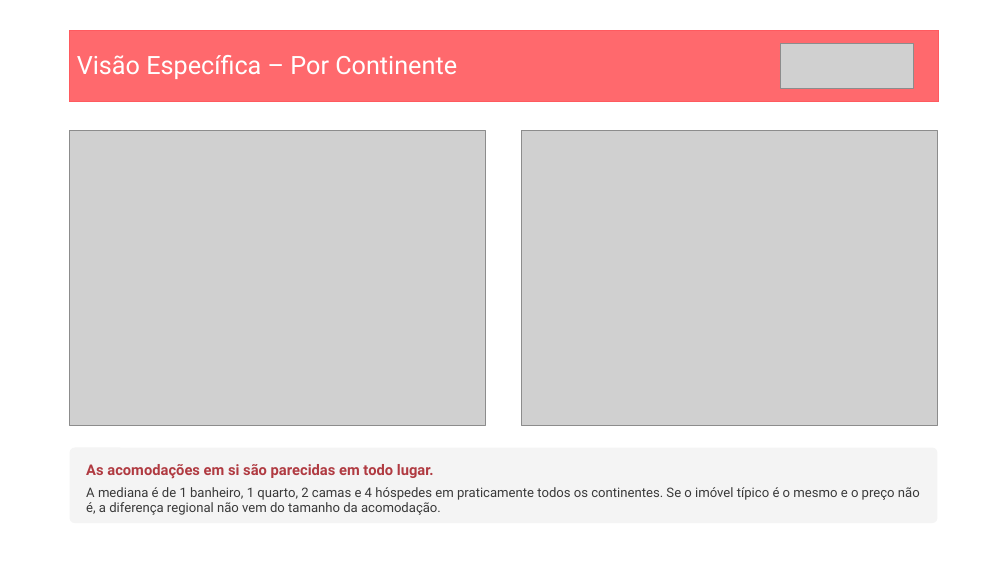
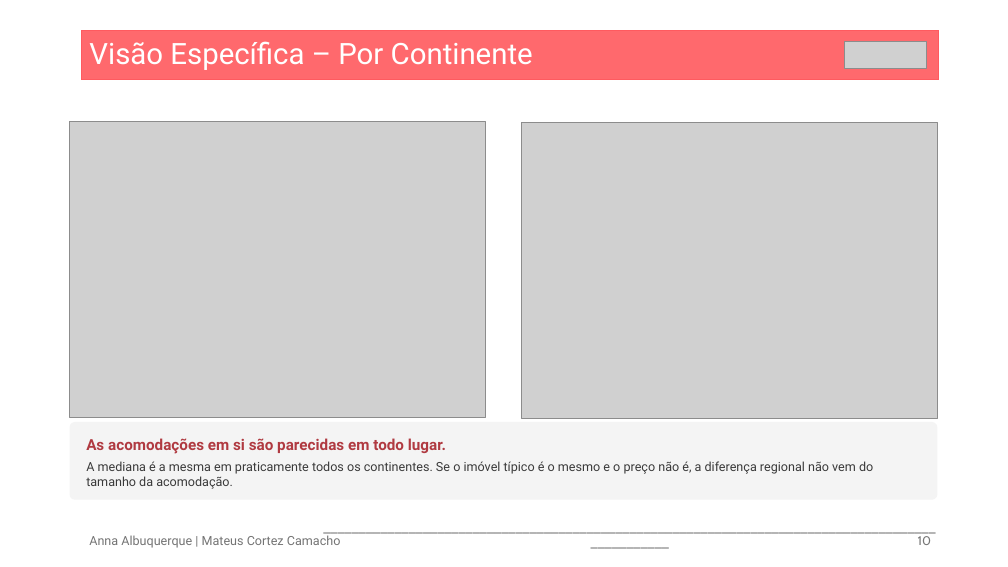
Before and after one commit to Matex0406/Projeto_1_CB, a slide deck: slide 10 of Seminario 1 - Insper Data - Analise AirBnb - Versão 2.pptx. Drawn at 1008x567 pixels with LibreOffice and Linux fonts; fonts in the diff are those of the drawing; grey boxes stand for pictures. Boxes give left, top, right and bottom in pixels: in the first picture for what was removed or moved away, otherwise in the second. Text is boxed around its words. In the diff, an @@ line names an element or a change of style, - is before the commit and + after.

```diff
--- a/Seminario 1 - Insper Data - Analise AirBnb - Versão 2.pptx
+++ b/Seminario 1 - Insper Data - Analise AirBnb - Versão 2.pptx
@@ rectangle "Visão Específica – Por Continente" resized from (x1=70, y1=30, x2=939, y2=101) to (x1=82, y1=30, x2=938, y2=80) @@
@@ rectangle "Visão Específica – Por Continente" at (x1=82, y1=30, x2=938, y2=80): size 24 to 28 pt; title to rectangle @@
@@ picture resized from (x1=780, y1=44, x2=913, y2=88) to (x1=845, y1=42, x2=926, y2=69) @@
@@ picture moved from (x1=70, y1=130, x2=485, y2=426) to (x1=70, y1=122, x2=485, y2=417) @@
@@ picture moved from (x1=522, y1=130, x2=938, y2=426) to (x1=522, y1=123, x2=938, y2=418) @@
@@ rounded rectangle "As acomodações em si são ..." moved from (x1=70, y1=448, x2=938, y2=523) to (x1=70, y1=422, x2=938, y2=500) @@
@@ text in rounded rectangle at (x1=86, y1=438, x2=446, y2=454): size 14 to 14.5 pt in "As acomodações em si são parecidas em ..." @@
@@ text in rounded rectangle at (x1=86, y1=461, x2=873, y2=489): text changed; size 12.5 to 12 pt @@
-A mediana é de 1 banheiro, 1 quarto, 2 camas e 4 hóspedes em praticamente todos os continentes. Se o imóvel típico é o mesmo e o preço não é, a diferença regional não vem do tamanho da acomodação.
+A mediana é a mesma em praticamente todos os continentes. Se o imóvel típico é o mesmo e o preço não é, a diferença regional não vem do tamanho da acomodação.
@@ text added at (x1=89, y1=533, x2=341, y2=548), 12 pt, text #747474 @@
+Anna Albuquerque | Mateus Cortez Camacho
@@ text added at (x1=312, y1=516, x2=948, y2=554), 12 pt, text #797979 @@
+_________________________________________________________________________________________________
@@ page number added at (x1=918, y1=536, x2=931, y2=545), 12 pt, text #797979 @@
+10
```
Also in this commit, not shown: 10 other slides changed, 2 slides added, 4 slides removed, 2 other files.
